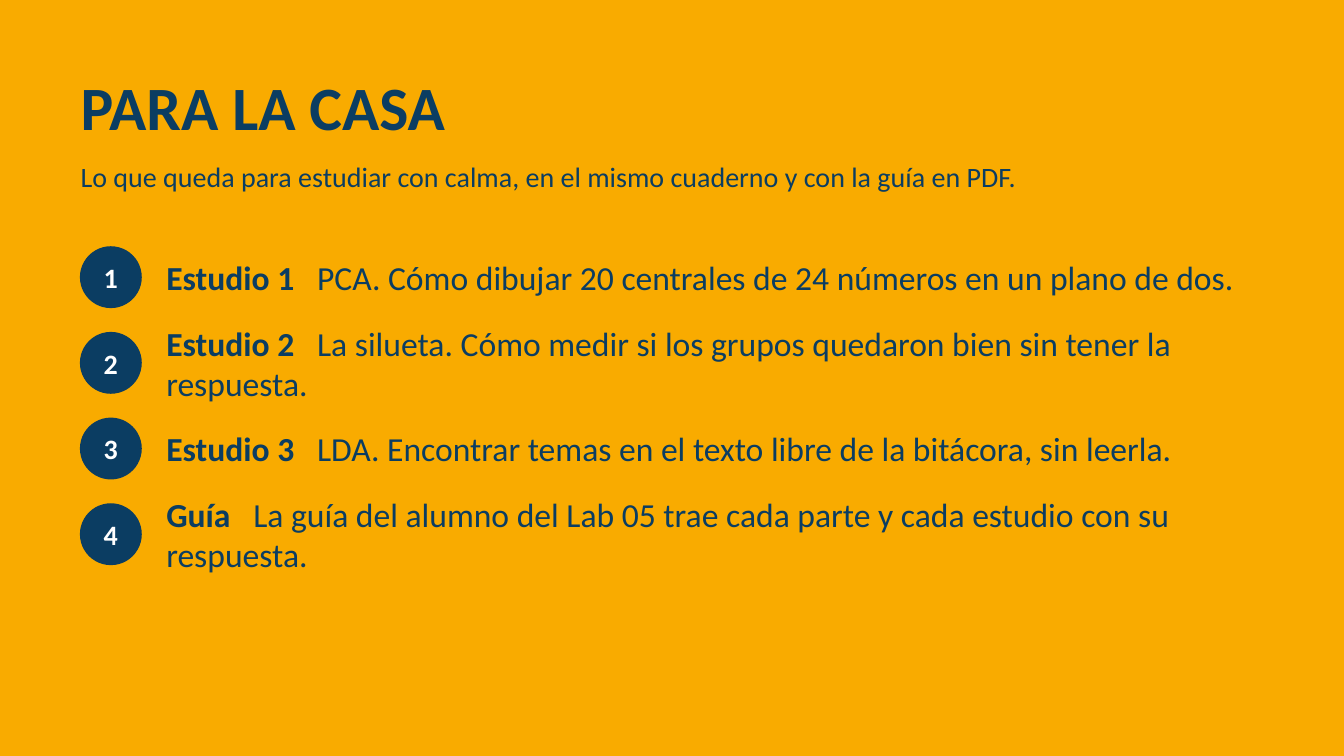
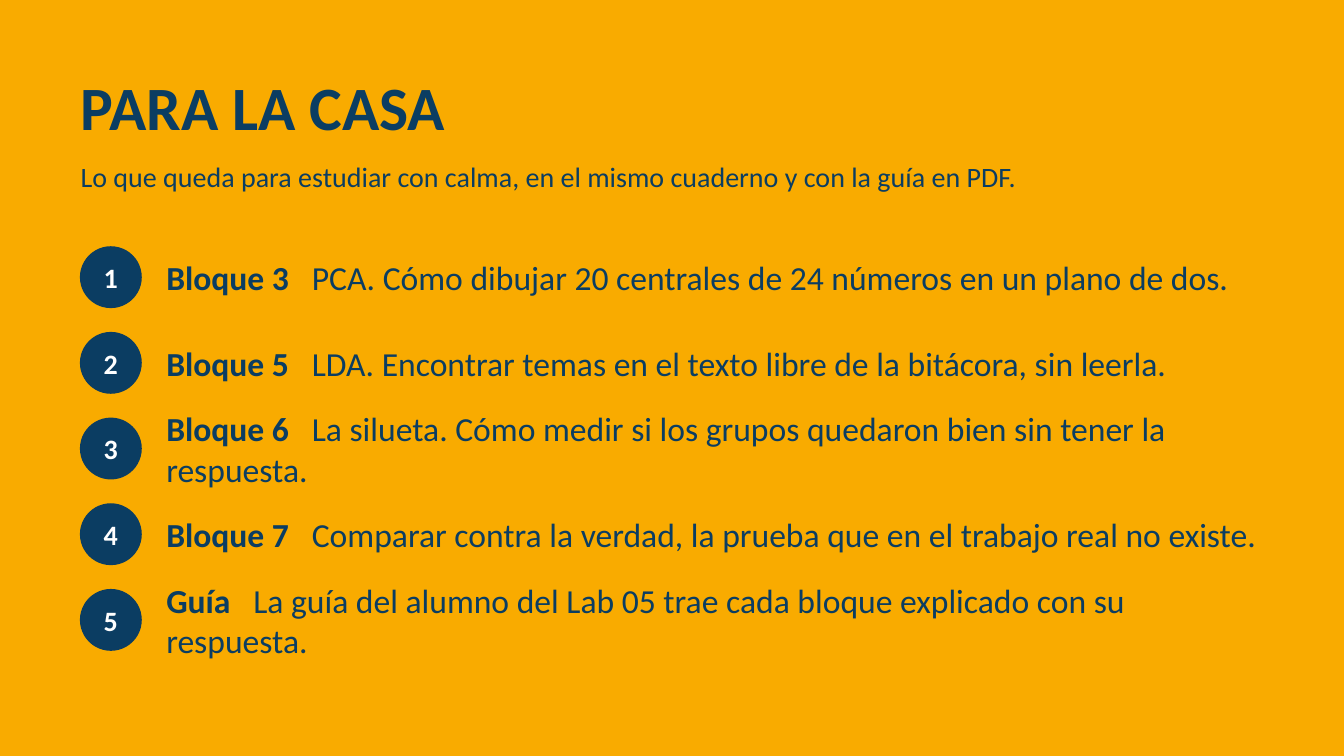
Before and after one commit to RodrigoMSB/curso-python-minergia, a slide deck: slide 26 of presentaciones/Simulador_Lab05_corto.pptx. Drawn at 1344x756 pixels with LibreOffice and Linux fonts; fonts in the diff are those of the drawing. Boxes give left, top, right and bottom in pixels: in the first picture for what was removed or moved away, otherwise in the second. Text is boxed around its words. In the diff, an @@ line names an element or a change of style, - is before the commit and + after.

```diff
--- a/presentaciones/Simulador_Lab05_corto.pptx
+++ b/presentaciones/Simulador_Lab05_corto.pptx
@@ text at (166, 266, 1228, 296): text changed @@
-Estudio 1 PCA. Cómo dibujar 20 centrales de 24 números en un plano de dos.
+Bloque 3 PCA. Cómo dibujar 20 centrales de 24 números en un plano de dos.
@@ text at (166, 352, 1166, 382): text changed @@
-Estudio 2 La silueta. Cómo medir si los grupos quedaron bien sin tener la respuesta.
+Bloque 5 LDA. Encontrar temas en el texto libre de la bitácora, sin leerla.
@@ text at (166, 417, 1166, 488): text changed @@
-Estudio 3 LDA. Encontrar temas en el texto libre de la bitácora, sin leerla.
+Bloque 6 La silueta. Cómo medir si los grupos quedaron bien sin tener la respuesta.
@@ text at (166, 523, 1256, 553): text changed @@
-Guía La guía del alumno del Lab 05 trae cada parte y cada estudio con su respuesta.
+Bloque 7 Comparar contra la verdad, la prueba que en el trabajo real no existe.
@@ ellipse added at (81, 590, 141, 650), fill #0B3D62, outline #0B3D62 1 pt @@
@@ text added at (166, 589, 1125, 659), 24 pt, text #0B3D62 @@
+Guía La guía del alumno del Lab 05 trae cada bloque explicado con su respuesta.
@@ text added at (104, 612, 118, 631), 20 pt, text #FFFFFF, bold @@
+5
```
Also in this commit, not shown: 1 other slide changed.
